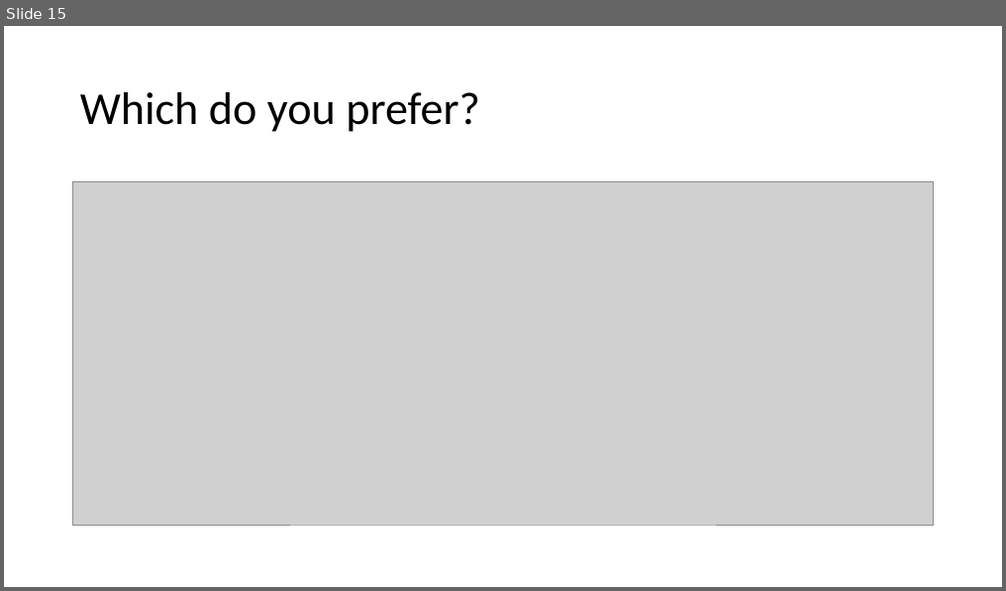
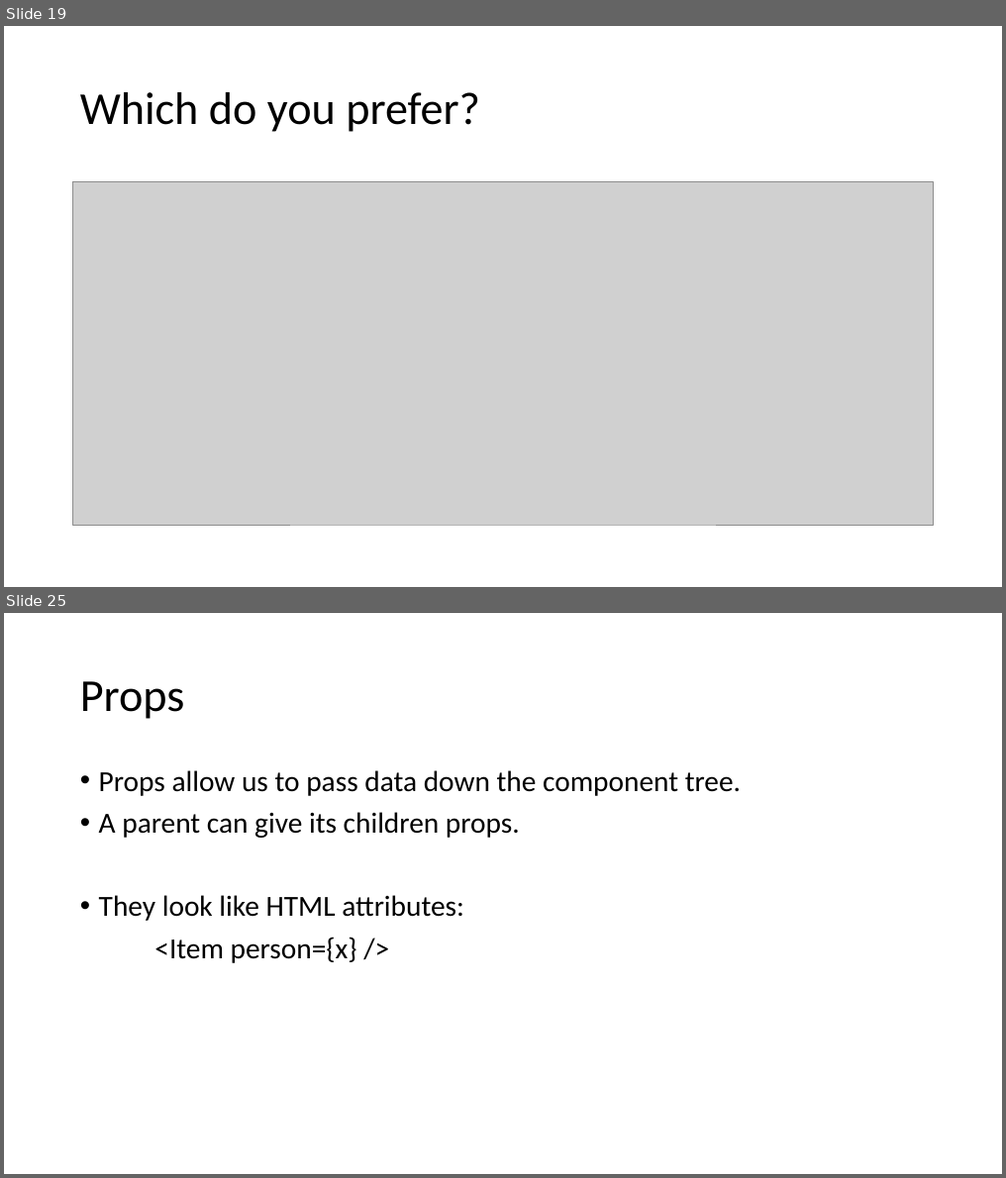
Before and after one commit to JakeTrevor/react-demo, a slide deck: react.pptx. Shown one above the other, each under a label of ours: slide 15 before the commit, slides 19 and 25 after it; the slides between them are not shown. The pictures are 1006x591 and 1006x1178 pixels, drawn with LibreOffice and Linux fonts; fonts in the diff are those of the drawing; grey boxes stand for pictures. Boxes give left, top, right and bottom in pixels: in the first picture for what was removed or moved away, otherwise in the second. Text is boxed around its words. In the diff, an @@ line names an element or a change of style, - is before the commit and + after.

```diff
--- a/react.pptx
+++ b/react.pptx
@@ slide 25 added at (4,613,1002,1174), background #FFFFFF @@
@@ title added at (80,681,185,719), 44 pt, text #000000 @@
+Props
@@ text added at (99,770,741,963), 28 pt, text #000000 @@
+• Props allow us to pass data down the component tree.
+• A parent can give its children props.
+• They look like HTML attributes:
+<Item person={x} />
@@ what was slide 15 is now slide 19 @@
```
Also in this commit, not shown: 4 slides changed, 13 other slides added.
